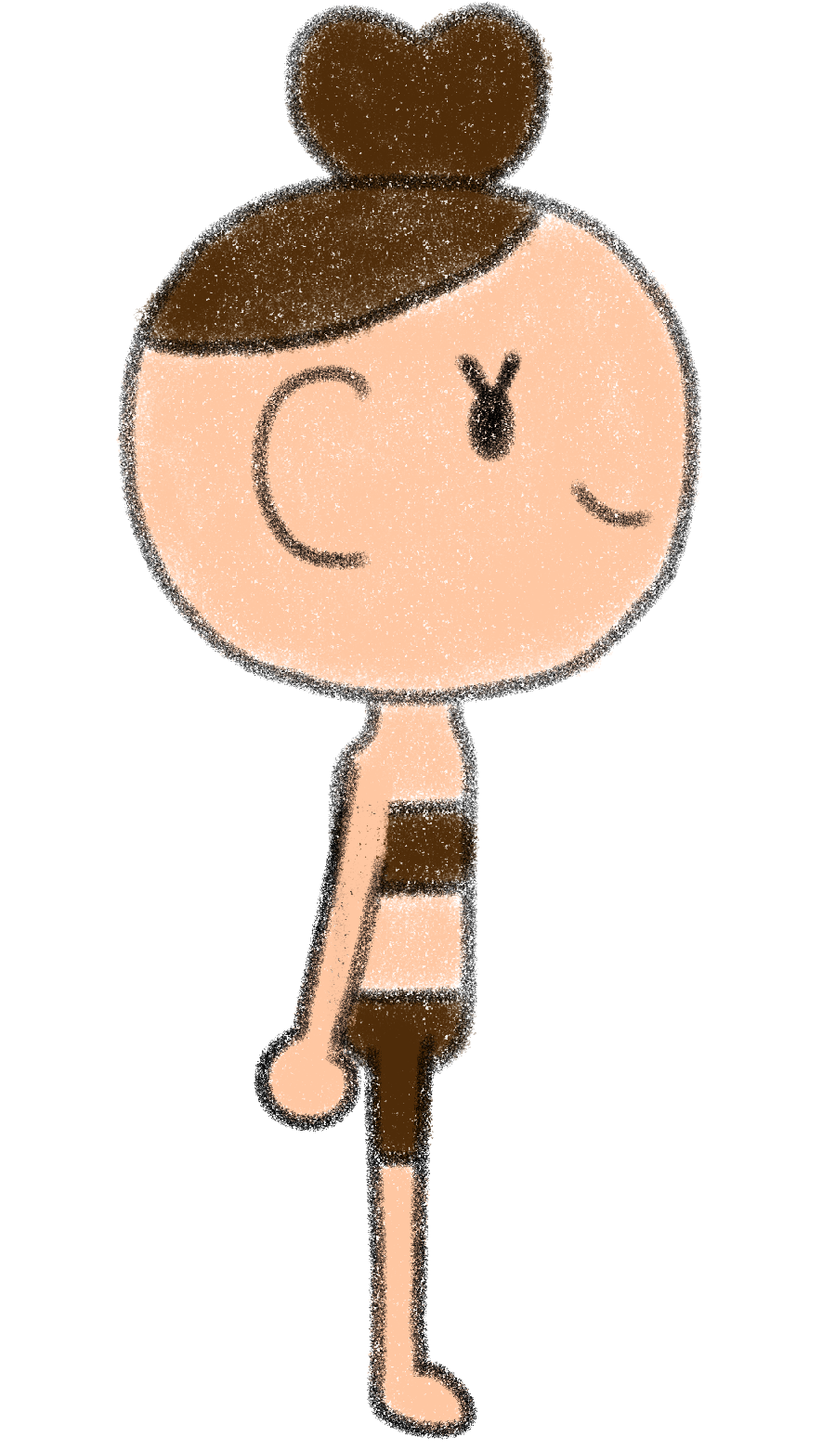
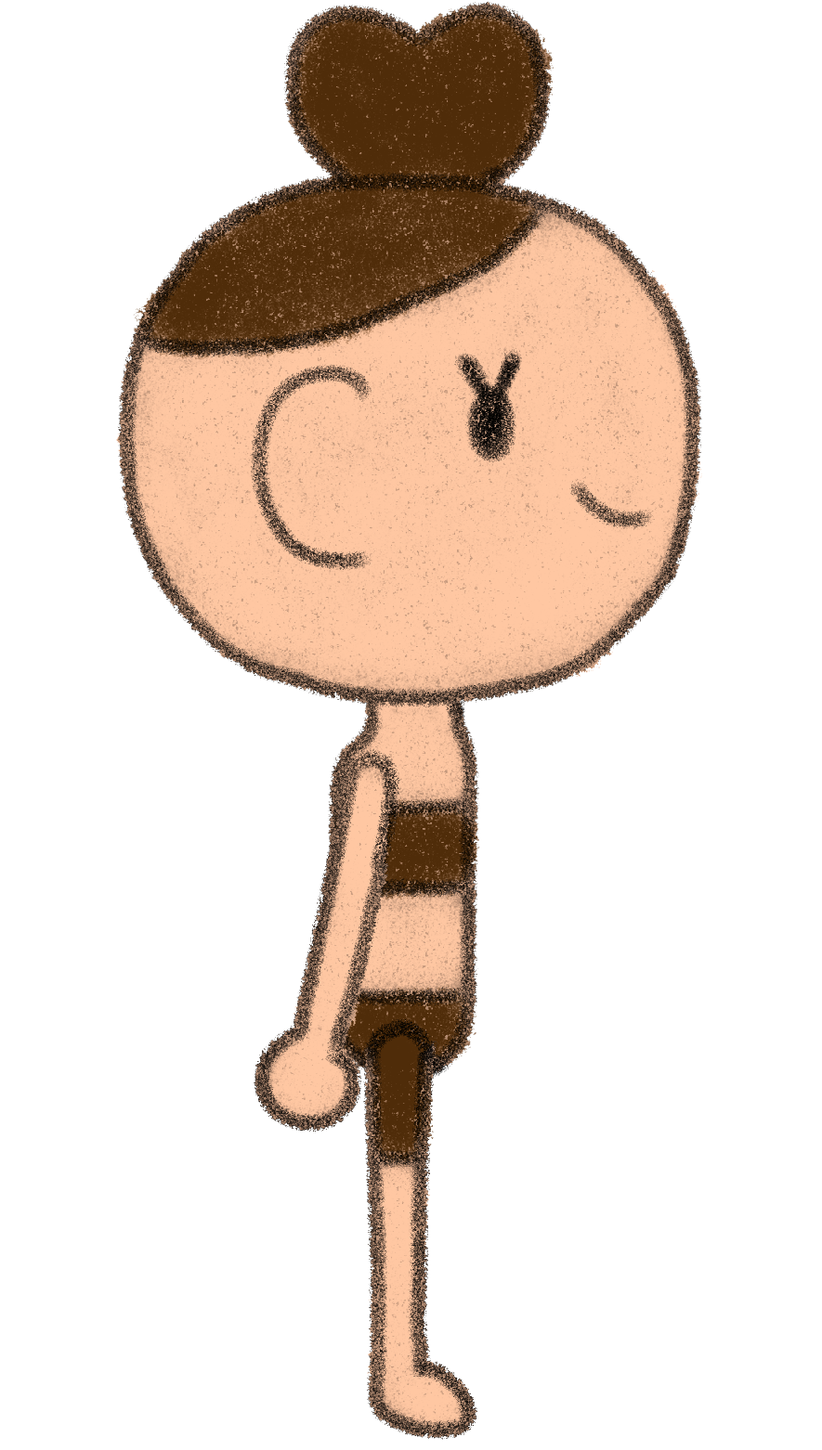
The second 822 × 1450 image is a revision of the first. Changes to its layers:
painted on "right cabeza" over <box>116,1,702,708</box>
painted on "brazo_derecho" over <box>253,748,401,1132</box>
painted on "pierna_derecha" over <box>362,1010,478,1440</box>
painted on "right cuerpo" over <box>325,652,480,1084</box>
painted on "pierna_izq" over <box>362,1006,478,1440</box>
painted on "brazo_izq" over <box>253,748,402,1132</box>
